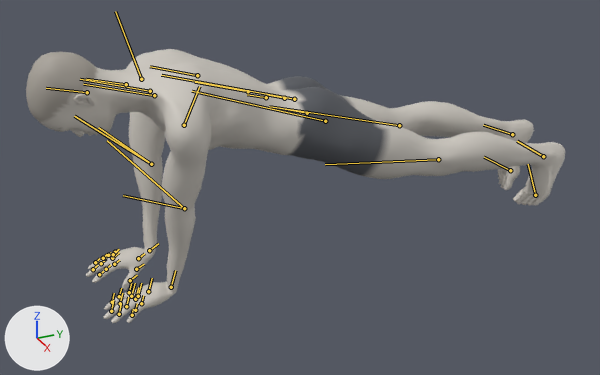
Two versions of the glTF model exports/three-leg-chaturanga-pose.glb, one commit apart.
Before and after are seen from a camera (50 mm lens) standing at (2.188, -1.042, 1.303) and looking at (0.013, -0.063, 0.216). Every picture has the same lights, and +X, +Y and +Z are marked at lower left. The picture after the commit comes second. Both versions are drawn at frame 176 of the action 'three-leg-chaturanga-pose_right'; the numbers are the values there. The bones that change, and the others that lie on the model, are drawn over the model as lines.
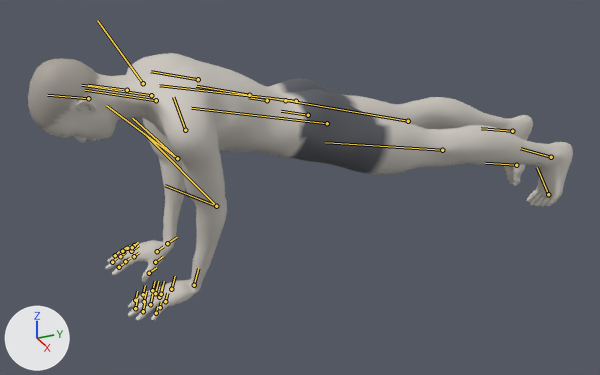
What the commit changed:
Bone 'pelvis' (bone_pelvis) moves from (0.03, -0.523, 0.0) to (0.026, -0.53, 0.0).
Bone 'pelvis' (bone_pelvis) turns from (0, 0, -73) to (0, 0, -74) degrees about its own x, y and z.
Bone 'upperarm_l' (bone_upperarm_l) turns from (-46, -4, 74) to (-43, -5, 56) degrees about its own x, y and z.
Bone 'lowerarm_l' (bone_lowerarm_l) turns from (1, 13, -41) to (9, 0, -22) degrees about its own x, y and z.
Bone 'hand_l' (bone_hand_l) turns from (101, -31, 13) to (99, -30, 10) degrees about its own x, y and z.
Bone 'upperarm_r' (bone_upperarm_r) turns from (46, 4, 74) to (43, 5, 56) degrees about its own x, y and z.
Bone 'lowerarm_r' (bone_lowerarm_r) turns from (-1, -13, -41) to (-9, 0, -22) degrees about its own x, y and z.
Bone 'hand_r' (bone_hand_r) turns from (-101, 31, 13) to (-99, 30, 10) degrees about its own x, y and z.
Bone 'thigh_l' (bone_thigh_l) turns from (-4, 4, 3) to (-5, 4, -1) degrees about its own x, y and z.
Bone 'calf_l' (bone_calf_l) turns from (-7, 1, -9) to (-2, 0, -1) degrees about its own x, y and z.
Bone 'foot_l' (bone_foot_l) turns from (9, -10, 20) to (6, -7, 7) degrees about its own x, y and z.
Bone 'thigh_r' (bone_thigh_r) turns from (2, -2, 0) to (5, -2, -4) degrees about its own x, y and z.
Bone 'calf_r' (bone_calf_r) turns from (11, 0, -5) to (2, 0, 2) degrees about its own x, y and z.
Bone 'foot_r' (bone_foot_r) turns from (-12, 6, 10) to (-7, 4, -3) degrees about its own x, y and z.
Bone 'ball_r' (bone_ball_r) turns from (0, 1, 8) to (0, 0, 1) degrees about its own x, y and z.

Where the change shows, as pixel boxes (x1, y1, x2, y2) in the pictures (600 x 375 px):
'Mesh_0', posed: before (26, 49, 565, 323); after (28, 53, 573, 321)
bone 'pelvis', root to tip: before (307, 113) to (279, 108); after (308, 115) to (281, 111)
bone 'upperarm_l', root to tip: before (184, 125) to (199, 86); after (185, 130) to (173, 97)
bone 'lowerarm_l', root to tip: before (184, 208) to (123, 195); after (216, 206) to (165, 185)
bone 'hand_l', root to tip: before (171, 287) to (175, 270); after (194, 285) to (198, 268)
bone 'upperarm_r', root to tip: before (141, 79) to (115, 11); after (143, 83) to (97, 20)
bone 'lowerarm_r', root to tip: before (151, 164) to (74, 116); after (177, 158) to (106, 105)
bone 'hand_r', root to tip: before (149, 250) to (158, 243); after (167, 243) to (177, 237)
bone 'thigh_l', root to tip: before (325, 121) to (192, 91); after (327, 123) to (191, 108)
bone 'calf_l', root to tip: before (438, 159) to (325, 164); after (442, 150) to (325, 142)
bone 'foot_l', root to tip: before (543, 156) to (517, 141); after (551, 157) to (520, 148)
bone 'thigh_r', root to tip: before (294, 99) to (161, 75); after (296, 101) to (159, 85)
bone 'calf_r', root to tip: before (399, 125) to (269, 106); after (408, 121) to (281, 99)
bone 'foot_r', root to tip: before (512, 134) to (483, 125); after (512, 131) to (481, 128)
bone 'ball_r', root to tip: before (510, 170) to (484, 157); after (516, 165) to (485, 163)
